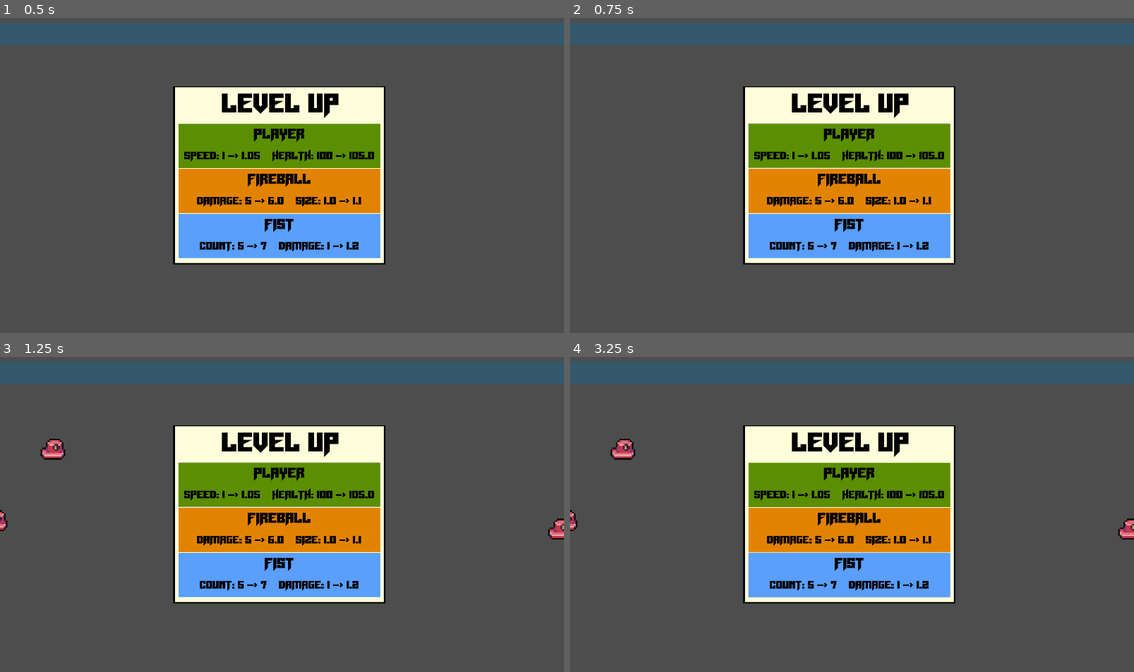
Above: before the commit, frames 1-4 (two rows, left to right).
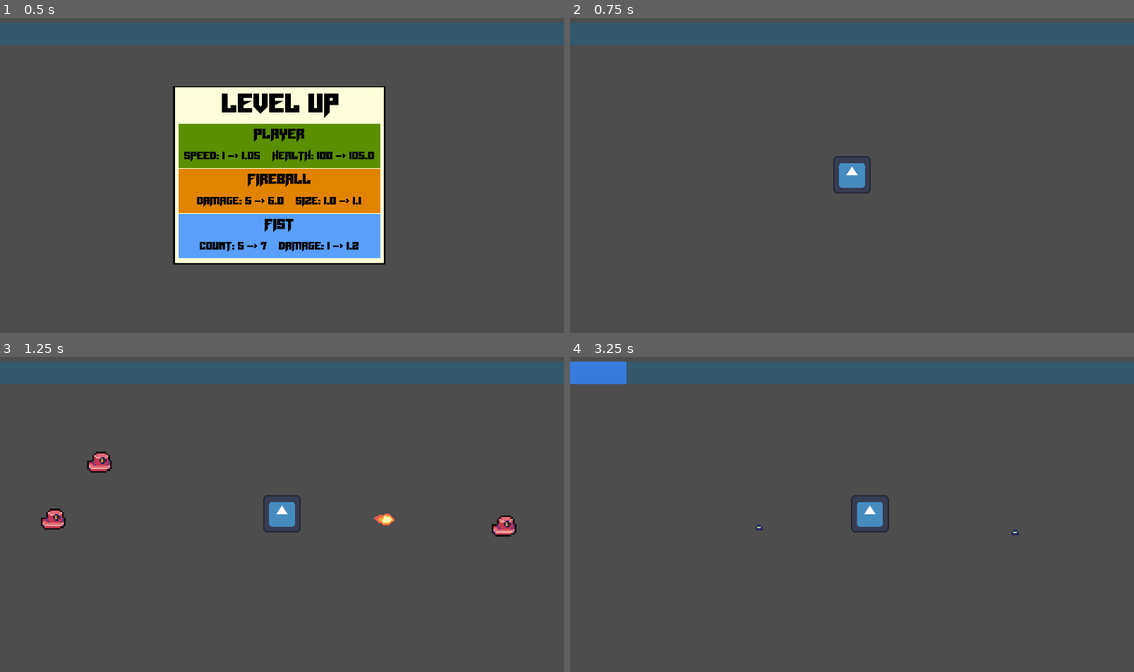
Above: after the commit, the same moments.

Repository: DragonEyeGames/Alien-Fun
Game: Godot game, scene res://main.tscn
Same seed, same stepped clock (60 frames per second), same inputs: the game is played once before the commit and once after it. The engine's default icon, where the game draws it, is replaced by a stand-in: a white triangle on a blue panel in a dark square.
Inputs (mouse positions are in pixels of both pictures, inside the frame that each line leads up to):
- Up to frame 1 (0.5 s): no input
- Up to frame 2 (0.75 s): click (852, 147) at 0.5 s
- Up to frame 3 (1.25 s): no input
- Up to frame 4 (3.25 s): click (852, 530) at 1.27 s; click (852, 574) at 2.02 s; tap Enter at 2.75 s; hold D (Right) from 2.78 s (still down); tap Alt at 2.85 s

Frame 1 is identical in both runs. In frame 2, 21% of the frame differs, in the area x 30-69%, y 21-79%; in frame 3, 22%; in frame 4, 22%, in the area x 0-100%, y 1-79%.

Commit message:
leveling!!!
the player can now level up their gear!!!

Diff:
--- a/fireball.gd
+++ b/fireball.gd
@@ -7,7 +7,7 @@
 	velocity=target.global_position-global_position
 	look_at(target.global_position)
 	rotation_degrees-=90
-	velocity*=2
+	velocity*=WeaponManager.items["fireball"]["stats"]["speed"]
 
 func _physics_process(_delta: float) -> void:
 	move_and_slide()
--- a/hud.gd
+++ b/hud.gd
@@ -3,6 +3,8 @@
 @export var player: Player
 var xpOffset:=0.0
 var bar: ProgressBar
+
+var upgrades=[["", "", "", 0, 0], ["", "", "", 0, 0], ["", "", "", 0, 0]]
 
 func _ready() -> void:
 	bar=$ProgressBar
@@ -20,22 +22,22 @@
 	get_tree().paused=true
 	var upgradeChoices = WeaponManager.items.duplicate()
 	var keys = upgradeChoices.keys()
+	var iteration=0
 	for child in $LevelUp/VBoxContainer.get_children():
 		var random_key = keys.pick_random()
 		var random_item = upgradeChoices[random_key]
 		keys.erase(random_key)
-		update(child, random_item, random_key)
+		update(child, random_item, random_key, iteration)
+		iteration+=1
 	$LevelUp.visible=true
 
-func update(node, item, keyName):
+func update(node, item, keyName, number):
 	var upgradeChoices = item["stats"].duplicate()
 	var keys=upgradeChoices.keys()
 
 	var upgrade1 = keys.pick_random()
-	print(upgrade1)
 	keys.erase(upgrade1)
 	var upgrade2 = keys.pick_random()
-	print(upgrade2)
 	keys.erase(upgrade2)
 
 	node.get_node("title").text=str(keyName)
@@ -55,13 +57,25 @@
 		final2=current2+WeaponManager.items[keyName]["upgrades"][upgrade2]
 	node.get_node("description").text=str(upgrade1) + ": " + str(current1) + " -> " + str(final1) +  "    " + str(upgrade2) + ": " + str(current2) + " -> " + str(final2)
 
+	upgrades[number][0]=keyName
+	upgrades[number][1]=upgrade1
+	upgrades[number][2]=upgrade2
+	upgrades[number][3]=final1
+	upgrades[number][4]=final2
+
 func _on__pressed() -> void:
-	print("1")
+	upgrade(0)
 
 
 func _on_two_pressed() -> void:
-	print("2")
+	upgrade(1)
 
 
 func _on_three_pressed() -> void:
-	print("3")
+	upgrade(2)
+
+func upgrade(item):
+	$LevelUp.visible=false
+	get_tree().paused=false
+	WeaponManager.items[upgrades[item][0]]["stats"][upgrades[item][1]]=upgrades[item][3]
+	WeaponManager.items[upgrades[item][0]]["stats"][upgrades[item][2]]=upgrades[item][4]
--- a/player.gd
+++ b/player.gd
@@ -8,8 +8,9 @@
 @export var health=100
 
 func _physics_process(_delta: float) -> void:
+	var currentSpeed=WeaponManager.items["player"]["stats"]["speed"]*speed
 	velocity=Input.get_vector("Left", "Right", "Up", "Down")
-	velocity*=speed
+	velocity*=currentSpeed
 	move_and_slide()
 
 func attack(damage):
--- a/playerAttacks/spawner.gd
+++ b/playerAttacks/spawner.gd
@@ -20,7 +20,8 @@
 		newProjectile.target=collided.pick_random()
 		var damage=WeaponManager.items[item]["stats"]["damage"]
 		newProjectile.damage=damage
-		await get_tree().create_timer(1/WeaponManager.items[item]["stats"]["count"]).timeout
+		newProjectile.scale=Vector2(WeaponManager.items[item]["stats"]["size"], WeaponManager.items[item]["stats"]["size"])
+		await get_tree().create_timer(1.0/WeaponManager.items[item]["stats"]["count"]).timeout
 		canFire=true
 
 func _on_area_2d_body_entered(body: Node2D) -> void:
